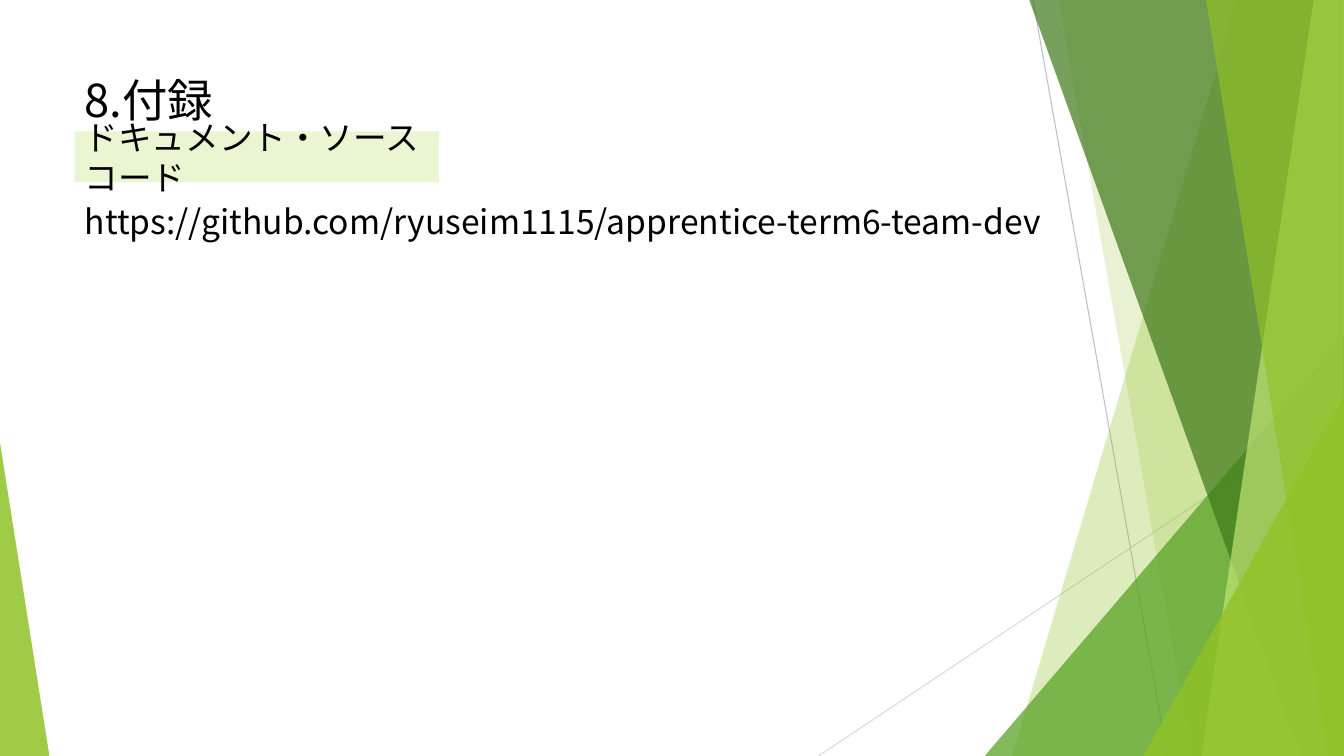
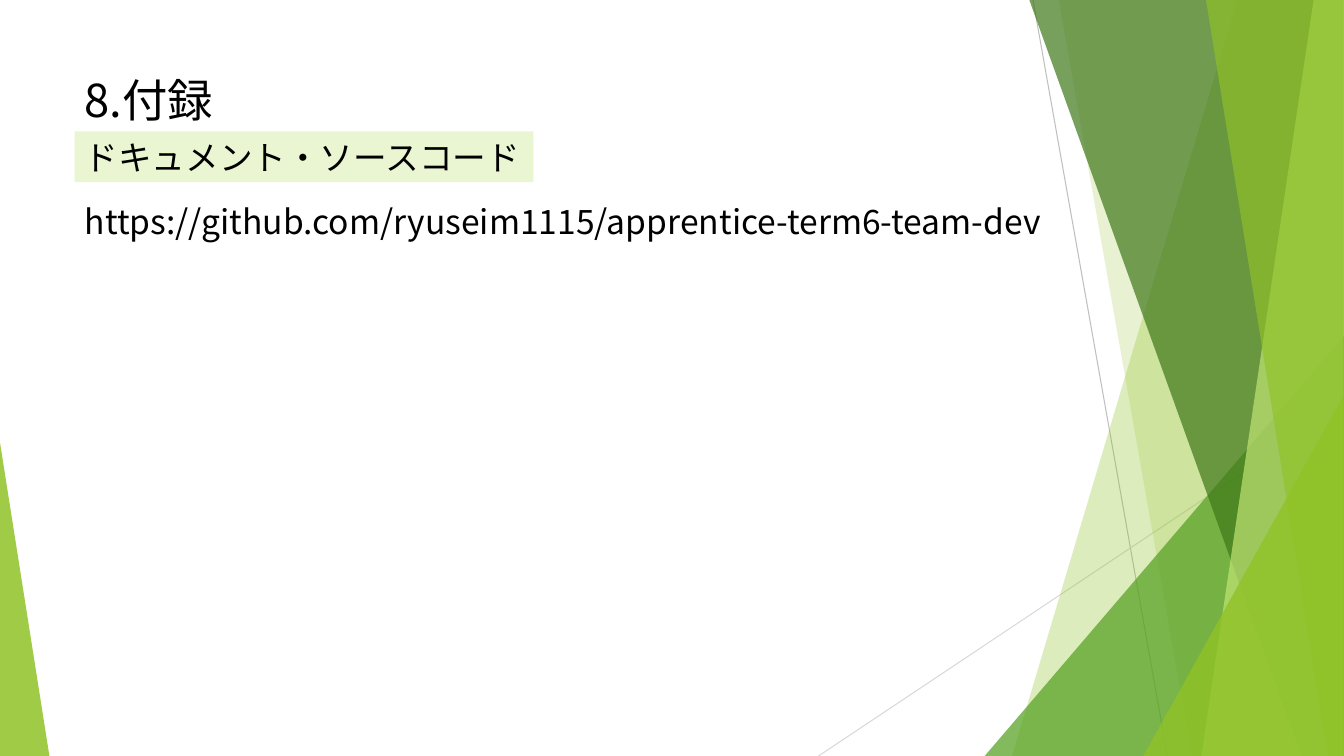
Before and after one commit to ryuseim1115/apprentice-term6-team-dev, a slide deck: slide 16 of docs/90_presentation/チーム開発12th.pptx (slide 15 before the commit). Drawn at 1344x756 pixels with LibreOffice and Linux fonts; fonts in the diff are those of the drawing. Boxes give left, top, right and bottom in pixels: in the first picture for what was removed or moved away, otherwise in the second. Text is boxed around its words. In the diff, an @@ line names an element or a change of style, - is before the commit and + after.

```diff
--- a/docs/90_presentation/チーム開発12th.pptx
+++ b/docs/90_presentation/チーム開発12th.pptx
@@ rectangle "ドキュメント・ソースコード": place and size @@
-rectangle "ドキュメント・ソースコード" at (75, 131, 439, 181)
+rectangle "ドキュメント・ソースコード" at (75, 131, 533, 181)
```
Also in this commit, not shown: 11 other slides changed, 1 slide added, 2 other files.
